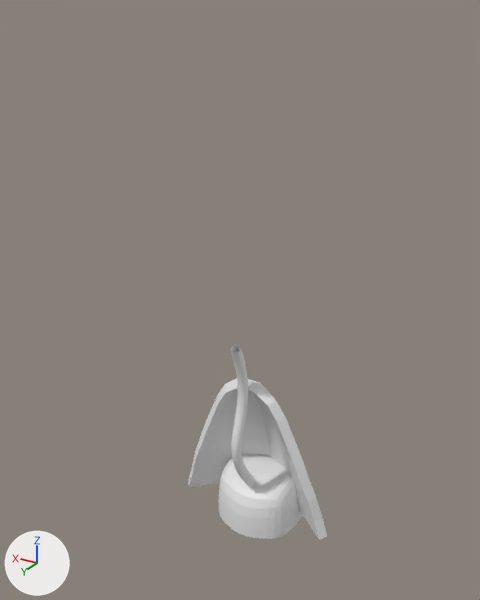
Renders of the Blender file model/eye.blend from each side of a commit.
Both versions are drawn from a 50 mm lens placed at (-8.23, 14.96, 13.67), pointed at (0.25, 0.83, 6.6). The lights are fixed; the arrows at lower left show +X, +Y and +Z.

Before the edit, the objects in view are built like this:
```python
me_球_001 = bpy.data.meshes.new('球.001')
me_球_001.from_pydata(...)  # 28 vertices, 17 faces; spans x 0.0..2.52, y -1.18..0.59, z -0.58..4.19
me_球_002 = bpy.data.meshes.new('球.002')
me_球_002.from_pydata(...)  # 16 vertices, 10 faces; spans x -1.3..0.0, y -1.4..1.02, z -1.05..0.78
cu_nurbsパス = bpy.data.curves.new('NURBSパス', 'CURVE')
cu_nurbsパス.dimensions = '3D'
_sp = cu_nurbsパス.splines.new('NURBS'); _sp.points.add(5)
_sp.points.foreach_set('co', [0.0, -0.245, -0.815, 1.0, 0.0, 0.0, 0.0167, 1.0, 0.0, 1.444, 1.153, 1.0, 0.0, 2.085, 2.793, 1.0, 0.0, 0.613, 3.589, 1.0, 0.0, 1.485, 5.488, 1.0])
_sp.order_u = 5
_sp.order_v = 0
_sp.use_endpoint_u = True
cu_nurbsパス.use_path = True
cu_nurbsパス.bevel_depth = 0.15
cu_nurbsパス.fill_mode = 'FULL'
ob_ear = bpy.data.objects.new('ear', me_球_001)
ob_ear.location = (0.0, 0.17, 0.0)
_m = ob_ear.modifiers.new('ミラー', 'MIRROR')
_m.use_clip = True
_m = ob_ear.modifiers.new('ソリッド化', 'SOLIDIFY')
_m.thickness = 0.28
_m.offset = 1.0
ob_nose = bpy.data.objects.new('nose', me_球_002)
ob_nose.location = (0.0, 0.19, 0.0)
_m = ob_nose.modifiers.new('ミラー', 'MIRROR')
_m.use_clip = True
_m = ob_nose.modifiers.new('細分化', 'SUBSURF')
ob_tail = bpy.data.objects.new('tail', cu_nurbsパス)
ob_tail.location = (0.0, 0.0, 0.0)
```
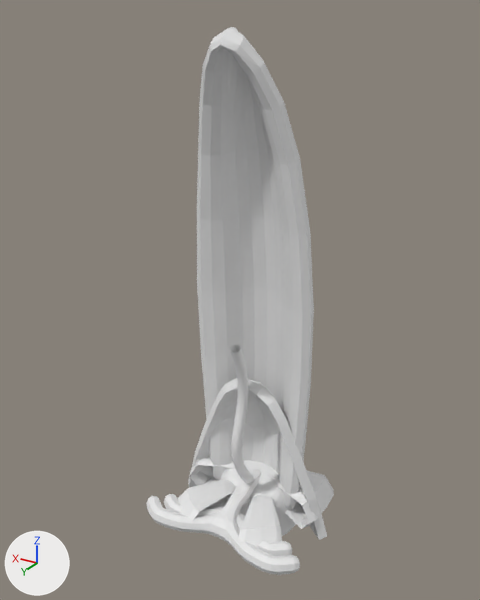
The change, as a list of edits to the scene's bpy script:
```text
Add me_球_005:
    me_球_005.from_pydata([(0.0, 0.06, 0.18), (-2.0, 0.83, 0.75), (0.0, -0.48, 0.18), (-2.0, -1.17, 0.75), (-2.02, 0.83, -0.61), (-2.02, -1.17, -0.61), (0.0, 0.08, 0.14), (-0.67, 2.59, 0.5), (0.0, -0.19, 0.14), (-1.84, 1.71, 0.5), (-0.67, 2.61, -0.36), (-1.84, 1.73, -0.36)], [], [(3, 2, 0, 1), (3, 1, 4, 5), (2, 5, 4, 0), (9, 8, 6, 7), (9, 7, 10, 11), (8, 11, 10, 6)])
Add me_球_004:
    me_球_004.from_pydata([(0.0, 1.07, 0.0), (0.0, -0.38, 0.0), (0.0, -0.38, 0.0), (0.0, 1.07, 0.0), (0.0, 1.42, 0.0), (-1.61, 2.2, 0.0), (-2.14, 1.77, 0.0), (-0.92, 2.05, 0.0)], [(3, 4), (7, 5), (5, 6), (4, 7)], [(1, 3, 0, 2)])
Add me_球_003:
    me_球_003.from_pydata(...)  # 24 vertices, 15 faces; spans x 0.0..2.07, y -0.68..1.83, z -0.44..13.61
Add ob_ribbon:
    ob_ribbon = bpy.data.objects.new('ribbon', me_球_005)
    ob_ribbon.location = (0.0, 0.17, 0.0)
    _vg = ob_ribbon.vertex_groups.new(name='グループ')
    _m = ob_ribbon.modifiers.new('ミラー', 'MIRROR')
    _m.use_clip = True
    _m = ob_ribbon.modifiers.new('ソリッド化', 'SOLIDIFY')
    _m.thickness = 0.53
    _m.offset = 1.0
    _m.vertex_group = 'グループ'
    _m = ob_ribbon.modifiers.new('細分化', 'SUBSURF')
    _m.render_levels = 1
Add ob_mouse:
    ob_mouse = bpy.data.objects.new('mouse', me_球_004)
    ob_mouse.location = (0.0, 0.17, 0.0)
    _vg = ob_mouse.vertex_groups.new(name='グループ')
    _m = ob_mouse.modifiers.new('ミラー', 'MIRROR')
    _m.use_clip = True
    _m = ob_mouse.modifiers.new('ソリッド化', 'SOLIDIFY')
    _m.thickness = 0.53
    _m.offset = 1.0
    _m.vertex_group = 'グループ'
    _m = ob_mouse.modifiers.new('スキン', 'SKIN')
    _m = ob_mouse.modifiers.new('細分化', 'SUBSURF')
    _m.render_levels = 1
Add ob_longear:
    ob_longear = bpy.data.objects.new('longear', me_球_003)
    ob_longear.location = (0.0, 0.17, 0.0)
    _vg = ob_longear.vertex_groups.new(name='グループ')
    for _i, _w in zip([0, 1, 4, 5, 7, 8, 9, 11, 12, 14, 15, 17, 18, 19, 20, 21, 22, 23], [1.0, 1.0, 1.0, 1.0, 1.0, 1.0, 1.0, 1.0, 1.0, 1.0, 1.0, 1.0, 0.5, 0.5, 0.5, 0.5, 0.5, 0.5]): _vg.add([_i], _w, 'REPLACE')
    _m = ob_longear.modifiers.new('ミラー', 'MIRROR')
    _m.use_clip = True
    _m = ob_longear.modifiers.new('ソリッド化', 'SOLIDIFY')
    _m.thickness = 0.53
    _m.offset = 1.0
    _m.vertex_group = 'グループ'
    _m = ob_longear.modifiers.new('細分化', 'SUBSURF')
    _m.render_levels = 1
```

Boxes [x1, y1, x2, y2] around the edits, measured in the pictures (480 x 600 px):
'longear', added
    after: [197, 27, 314, 511]
'ribbon', added
    after: [177, 457, 334, 548]
'mouse', added
    after: [146, 469, 300, 575]
'nose', unchanged, covered by the edit
    before: [218, 454, 302, 539]
    after: [220, 461, 296, 536]
